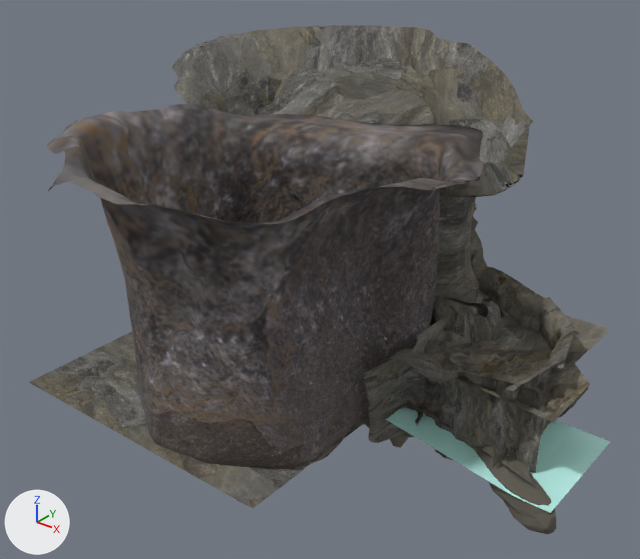
One commit to the FBX model Ancestral/Assets/Resourses/objects_3d/terains/cave/cave.fbx: the scene before it, then after it.
One viewpoint serves both versions: a camera (50 mm lens) standing at (32.0, -68.2, 52.7) and looking at (-23.8, 1.6, 9.4). Arrows for +X, +Y and +Z are at lower left; the lights stay in place. The first picture is the older version. Where no turn or scale is listed for an object, it has been applied to the vertices. Vertices at exactly the same position are counted once.

Names of what the first picture shows: 'Landscape.001', 'Landscape.002', 'Landscape.005', 'Landscape.008', 'Landscape.009', 'Landscape.011', 'Landscape.012', 'Landscape_plane.001', 'Plane'.
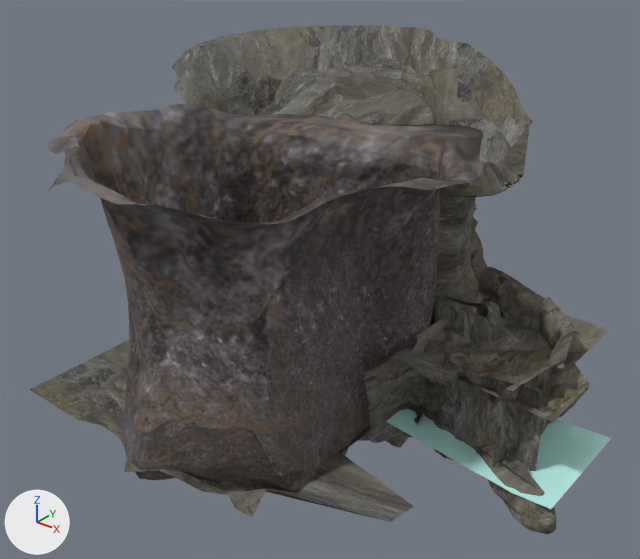
Diff of the bpy script that builds the scene:
```diff
--- a/Ancestral/Assets/Resourses/objects_3d/terains/cave/cave.fbx.py
+++ b/Ancestral/Assets/Resourses/objects_3d/terains/cave/cave.fbx.py
@@ me_landscape_007 @@
 # used by ob_landscape_012; location = (-2.0, -19.0, 2.0); rotation_euler = (-1.047, 0.0, 3.055), in degrees (-60, 0, 175); scale = (-0.04, -0.04, -0.04)
-me_landscape_007.from_pydata(...)  # 1682 vertices, 2597 faces; spans x -900.0..-78.0, y -125.0..911.0, z -610.0..547.0
+me_landscape_007.from_pydata(...)  # 1636 vertices, 2527 faces; spans x -900.0..-78.0, y -243.0..911.0, z -610.0..547.0
+# me_landscape_007 part 2
+# 76 vertices are removed from x -807.0..-250.0, y -103.0..129.0, z -206.0..375.0
+# 123 faces are deleted
+# 4 vertices in x -614.0..-586.0, y -122.0..-79.0, z -100.0..-53.0 move by (-32.0, -102.0, 20.0)
+# 4 vertices in x -804.0..-605.0, y 33.0..212.0, z -221.0..261.0 move by (0.0, -1.0, 0.0)
+# 4 vertices in x -320.0..-278.0, y -70.0..38.0, z -6.0..63.0 move by (0.0, -33.0, 19.0)
+# 3 vertices in x -711.0..-641.0, y -113.0..-55.0, z -65.0..-35.0 move by (-40.0, -130.0, 26.0)
+# 3 vertices in x -767.0..-764.0, y -65.0..-50.0, z -2.0..16.0 move by (-39.0, -125.0, 25.0)
+# 163 vertices move from x -812.0..-252.0, y -125.0..206.0, z -210.0..363.0 to x -829.0..-252.0, y -243.0..204.0, z -210.0..364.0
+# 35 vertices are added at x -830.0..-250.0, y -202.0..112.0, z -205.0..382.0
+# 56 new faces join them
+# other edits to the shape of me_landscape_007 do not show in these pictures
 me_landscape_007.materials.append(mat_rock1)
@@ me_plane @@
 # used by ob_plane; location = (9.8, -94.9, 0.0)
-me_plane.from_pydata(...)  # 289 vertices, 256 faces; spans x -54.5..-21.2, y 71.5..123.5, z 0.0..0.5
+me_plane.from_pydata(...)  # 289 vertices, 256 faces; spans x -54.6..-10.5, y 70.3..123.5, z -3.6..3.0
+# me_plane part 1: 262 of 289 vertices moved; they spanned x -54.5..-21.2, y 71.5..123.5, z 0.0..0.5 and now span x -54.6..-10.5, y 70.3..123.5, z -3.6..3.0; mean shift (0.1, 0.0, -0.8); largest move (-21.2, 81.2, 0.0) -> (-10.5, 81.2, -0.5)
 me_plane.materials.append(mat_cave)
@@ ob_landscape_plane_001 @@
 ob_landscape_plane_001.location = (-2.5, 0.0, -0.1)
-ob_landscape_plane_001.rotation_euler = (1.571, 0.0698, 0.0)  # degrees (90, 4, 0)
+ob_landscape_plane_001.rotation_euler = (1.571, 0.0349, 0.0)  # degrees (90, 2, 0)
 ob_landscape_plane_001.scale = (0.08, 0.0414, 0.0421)
```

What differs and where, as boxes [x1, y1, x2, y2] in the pictures (640 x 559 px; the box of a moved part takes in the faces that stretch with it):
'Landscape.012', reshaped (6% taller): before [47, 104, 483, 469]; after [47, 104, 483, 492]
'Plane', reshaped: before [29, 332, 369, 509]; after [30, 339, 414, 522]
'Landscape_plane.001', turned: before [382, 408, 611, 513]; after [386, 409, 611, 509]
part 2 of me_landscape_007, moved or reshaped: before [126, 285, 401, 469]; after [123, 285, 401, 492]
